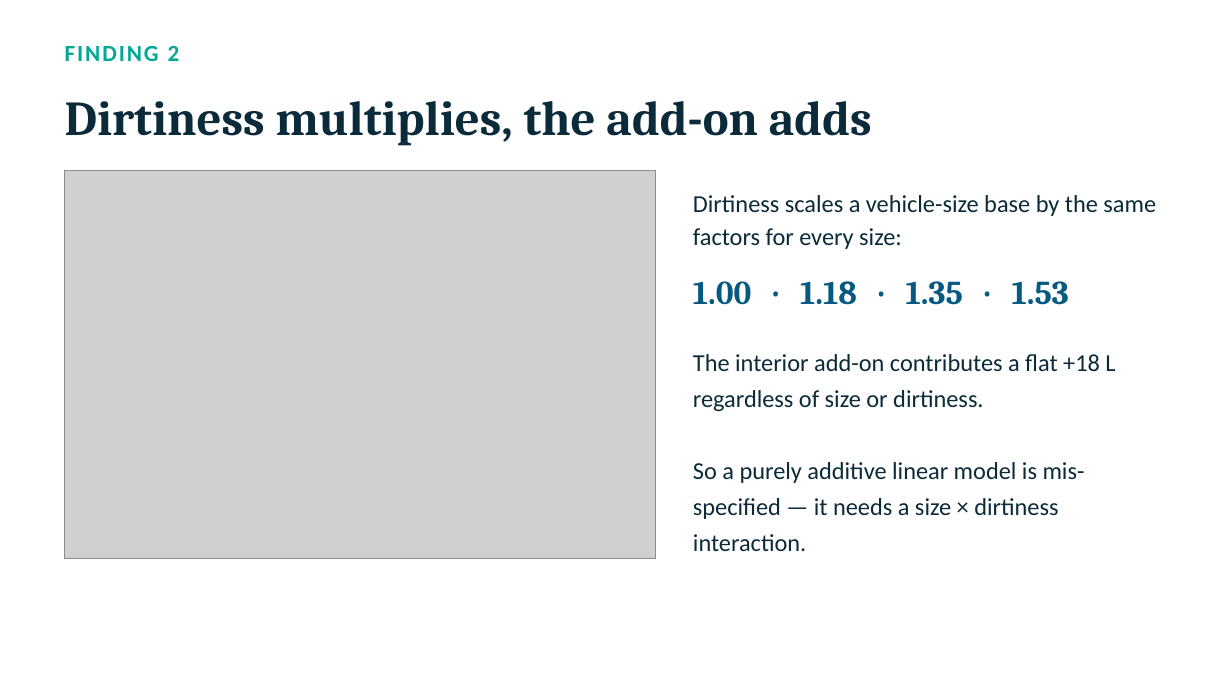
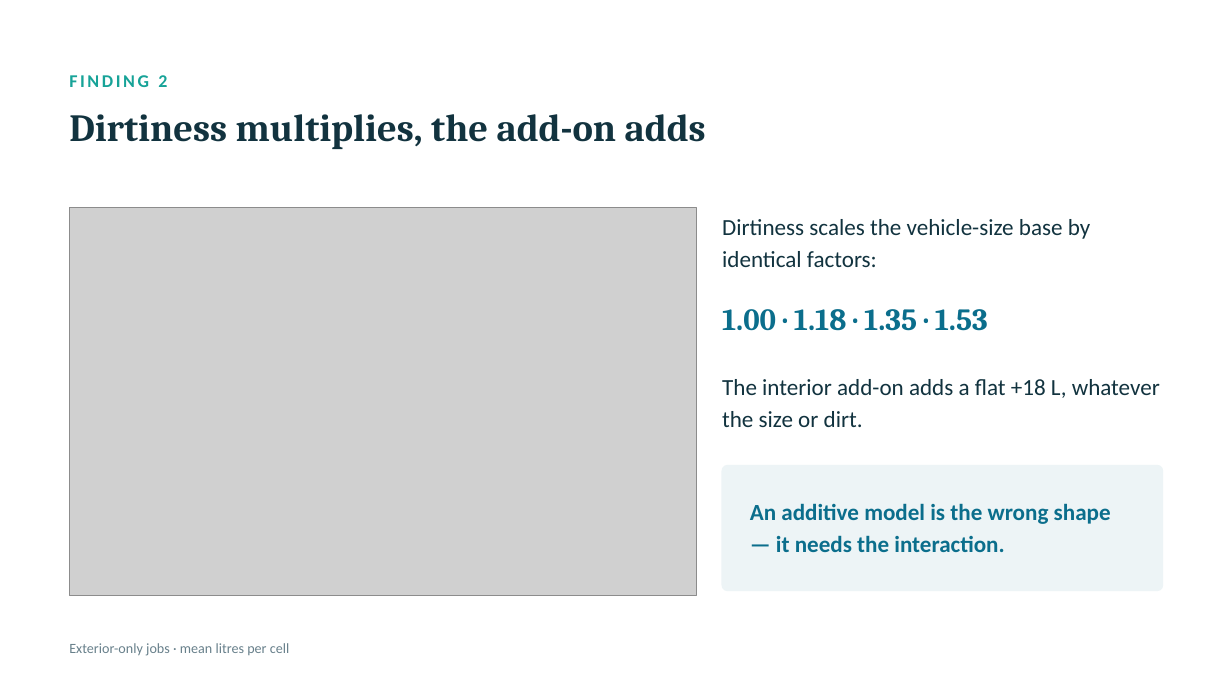
Before and after one commit to namanphogat0003-commits/doorstep-A07-water-supplies, a slide deck: slide 4 of paper/A7_slides.pptx. Drawn at 1232x693 pixels with LibreOffice and Linux fonts; fonts in the diff are those of the drawing; grey boxes stand for pictures. Boxes give left, top, right and bottom in pixels: in the first picture for what was removed or moved away, otherwise in the second. Text is boxed around its words. In the diff, an @@ line names an element or a change of style, - is before the commit and + after.

```diff
--- a/paper/A7_slides.pptx
+++ b/paper/A7_slides.pptx
@@ text "FINDING 2": place and size @@
-text "FINDING 2" at box(65, 46, 180, 61)
+text "FINDING 2" at box(69, 75, 167, 87)
@@ text "FINDING 2" at box(69, 75, 167, 87): size 18 to 14 pt, text colour #00A896 to #17A398, letter spacing 1.5 to 2 pt; vertical alignment middle to top @@
@@ text "Dirtiness multiplies, the add-on adds": place and size @@
-text "Dirtiness multiplies, the add-on adds" at box(65, 101, 872, 145)
+text "Dirtiness multiplies, the add-on adds" at box(69, 114, 706, 149)
@@ text "Dirtiness multiplies, the add-on adds" at box(69, 114, 706, 149): size 38 to 30 pt, text colour #0B2B3A to #12333F; vertical alignment middle to top @@
@@ picture: place and size @@
-picture at box(65, 171, 656, 559)
+picture at box(69, 208, 697, 596)
@@ text "Dirtiness scales the vehicle-size base ..." at box(722, 219, 1090, 267): vertical alignment middle to top @@
@@ text at box(722, 219, 1090, 267): text changed; size 19 to 18 pt; text colour #0B2B3A to #12333F @@
-Dirtiness scales a vehicle-size base by the same factors for every size:
+Dirtiness scales the vehicle-size base by identical factors:
@@ text "1.00 · 1.18 · 1.35 ...": place and size @@
-text "1.00 · 1.18 · 1.35 ..." at box(693, 281, 1069, 305)
+text "1.00 · 1.18 · 1.35 ..." at box(722, 309, 988, 331)
@@ text "1.00 · 1.18 · 1.35 ..." at box(722, 309, 988, 331): size 26 to 24 pt, text colour #065A82 to #0B6E8C; line spacing 1 to 33pt; vertical alignment middle to top @@
@@ text "The interior add-on adds a ..." at box(722, 379, 1160, 427): vertical alignment middle to top @@
@@ text at box(722, 379, 1160, 427): text changed; size 19 to 18 pt; text colour #0B2B3A to #12333F @@
-The interior add-on contributes a flat +18 L regardless of size or dirtiness.
-So a purely additive linear model is mis-specified — it needs a size × dirtiness interaction.
+The interior add-on adds a flat +18 L, whatever the size or dirt.
@@ rounded rectangle added at box(723, 466, 1164, 591), fill #EDF4F6, outline #EDF4F6 1 pt @@
@@ text added at box(750, 503, 1111, 552), 18 pt, text #0B6E8C, bold @@
+An additive model is the wrong shape — it needs the interaction.
@@ text added at box(69, 643, 289, 656), 11 pt, text #68808B @@
+Exterior-only jobs · mean litres per cell
```
Also in this commit, not shown: 11 other slides changed, 5 other files.
